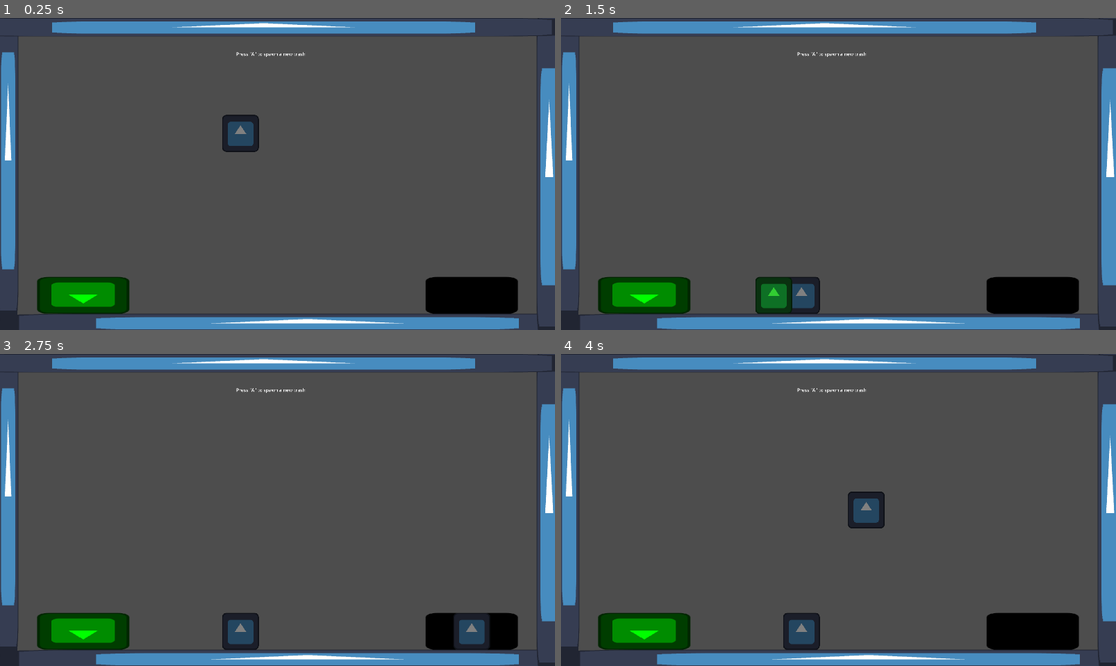
Above: before the commit, frames 1-4 (two rows, left to right).
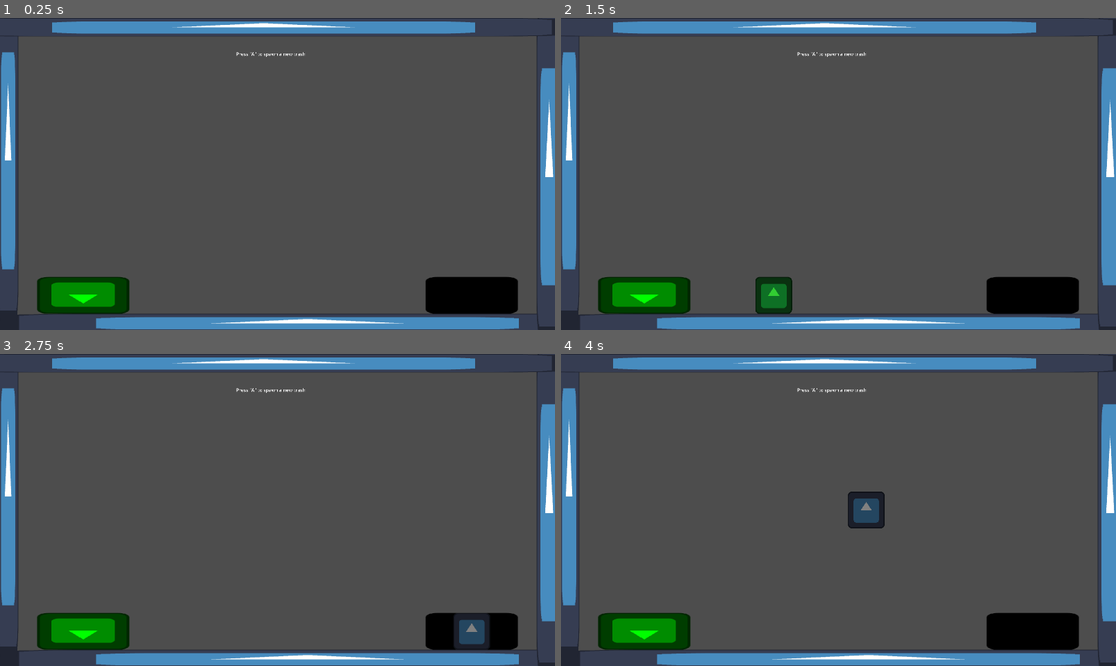
Above: after the commit, the same moments.

Repository: Patradax/sustainable-society-group-af
Game: Godot game, scene res://trashsortgame resources/Trashsortgame.tscn
The game is run twice, just before and just after one commit, with the same random seed, the same clock (stepped at 60 frames per second) and the same inputs. This scene is started directly instead of the project's main scene. The engine's default icon, where the game draws it, is replaced by a stand-in: a white triangle on a blue panel in a dark square.
Inputs (mouse positions are in pixels of both pictures, inside the frame that each line leads up to):
- Up to frame 1 (0.25 s): no input
- Up to frame 2 (1.5 s): tap A (A) at 0.5, 1.25 s; drag from (799, 220) to (644, 295) at 0.52 s; drag from (644, 295) to (1032, 295) at 1.27 s
- Up to frame 3 (2.75 s): tap A (A) at 2, 2.1 s; click (471, 631) at 2.17 s
- Up to frame 4 (4 s): tap A (A) at 2.75, 3.5 s; drag from (1032, 631) to (672, 463) at 2.77 s; drag from (672, 488) to (866, 510) at 3.52 s

The runs differ from the first frame. In frame 1, 0.8% of the frame differs, in the area x 40-47%, y 30-43%; in frame 2, 0.6%; in frame 3, 0.8%; in frame 4, 0.8%.

Commit message:
addition(again)

Diff:
--- a/trashsortgame resources/Trashsortgame.tscn
+++ b/trashsortgame resources/Trashsortgame.tscn
@@ -1,7 +1,6 @@
-[gd_scene load_steps=8 format=3 uid="uid://yned2ibt5vfl"]
+[gd_scene load_steps=7 format=3 uid="uid://yned2ibt5vfl"]
 
 [ext_resource type="Script" uid="uid://tkdqk53ipjb4" path="res://trashsortgame resources/trashsortgame.gd" id="1_a7gly"]
-[ext_resource type="PackedScene" uid="uid://dyswodmebjxcm" path="res://trashsortgame resources/trash.tscn" id="1_dpm72"]
 [ext_resource type="Texture2D" uid="uid://vpndphpx1ecf" path="res://icon.svg" id="2_slcpe"]
 [ext_resource type="Script" uid="uid://dcd5ebyd6lnpf" path="res://trashsortgame resources/binscript.gd" id="4_cxbqt"]
 
@@ -16,9 +15,6 @@
 
 [node name="Trashsortgame" type="Node2D"]
 script = ExtResource("1_a7gly")
-
-[node name="trash" parent="." instance=ExtResource("1_dpm72")]
-position = Vector2(832, 312)
 
 [node name="borders" type="Node2D" parent="."]
 
